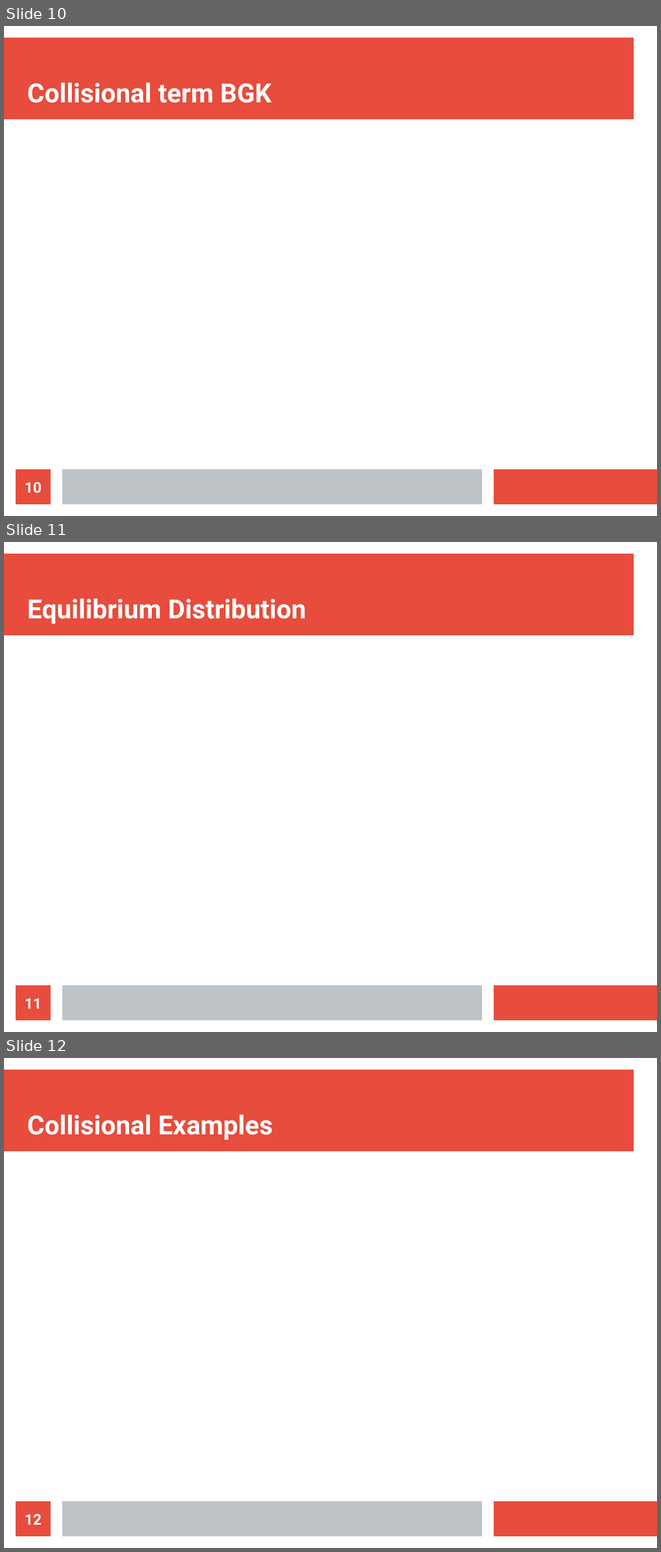
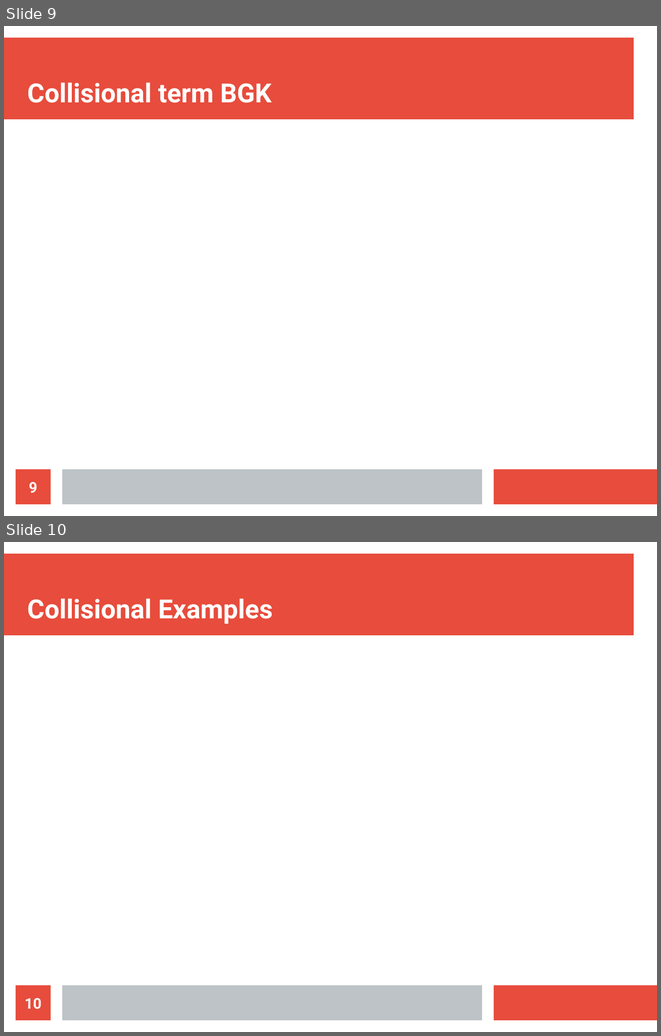
Before and after one commit to ClarkGuilty/2018, a slide deck: MOCa/diap.odp. Shown one above the other, each under a label of ours: slides 10, 11 and 12 before the commit, slides 9 and 10 after it. The pictures are 661x1552 and 661x1036 pixels, drawn with LibreOffice and Linux fonts; fonts in the diff are those of the drawing. Boxes give left, top, right and bottom in pixels: in the first picture for what was removed or moved away, otherwise in the second. Text is boxed around its words. In the diff, an @@ line names an element or a change of style, - is before the commit and + after.

```diff
--- a/MOCa/diap.odp
+++ b/MOCa/diap.odp
@@ slide 11 removed at (4, 542, 657, 1032), background #FFFFFF; not listed: 3 template elements that a slide beside it also shows @@
@@ title removed at (27, 598, 306, 624) @@
-Equilibrium Distribution
@@ page number removed at (16, 985, 51, 1020) @@
-11
@@ what was slide 10 is now slide 9 @@
@@ page number at (29, 482, 37, 492): text changed @@
-10
+9
@@ what was slide 12 is now slide 10 @@
@@ page number at (25, 998, 42, 1009): text changed @@
-12
+10
```
Also in this commit, not shown: 4 slides changed, 3 slides added, 2 other slides removed, 14 other files.
